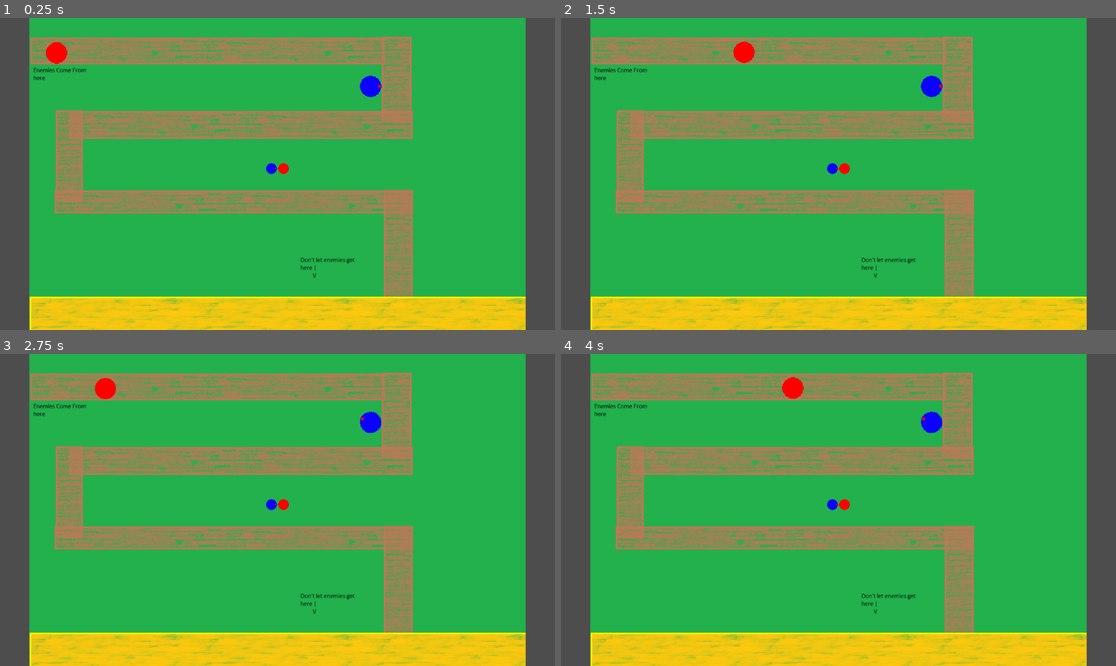
Above: before the commit, frames 1-4 (two rows, left to right).
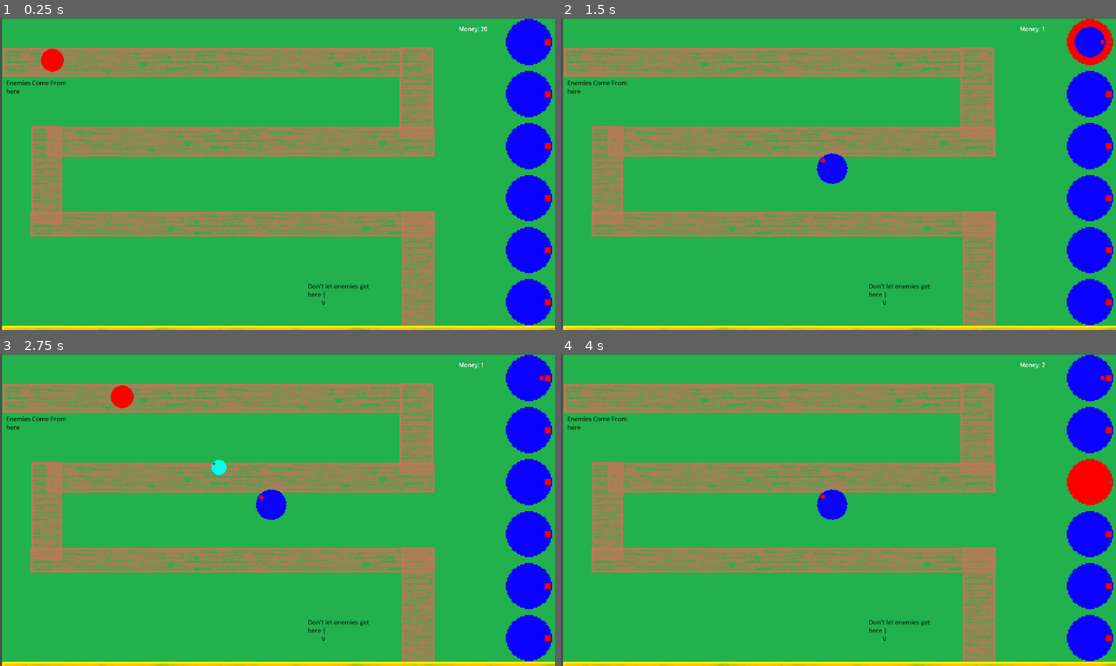
Above: after the commit, the same moments.

Repository: ashw2002/ProjPiethlete
Game: Godot game, scene res://Resources/Scenes/Map1/Map1.tscn
Two runs of this game, one before a commit and one after it. Both use one fixed random seed, a clock stepped at 60 frames per second and the inputs below.
Inputs (mouse positions are in pixels of both pictures, inside the frame that each line leads up to):
- Up to frame 1 (0.25 s): no input
- Up to frame 2 (1.5 s): click (832, 167) at 0.52 s; click (1088, 42) at 1.27 s
- Up to frame 3 (2.75 s): click (283, 503) at 2.02 s
- Up to frame 4 (4 s): click (1088, 428) at 2.77 s; click (1088, 481) at 3.52 s

The runs differ from the first frame. In frame 1, 52% of the frame differs, in the area x 0-100%, y 0-100%; in frame 2, 52%; in frame 3, 53%; in frame 4, 53%.

Commit message:
Added tower placing and rudimentary money system

Diff:
--- a/BuildOneProj/Resources/Prefabs/CrowTemplate.tscn
+++ b/BuildOneProj/Resources/Prefabs/CrowTemplate.tscn
@@ -8,6 +8,7 @@
 radius = 33.0151
 
 [node name="CrowTemplate" type="Area2D"]
+scale = Vector2(0.75, 0.75)
 script = ExtResource("1_lix10")
 speed = 5
 
@@ -20,8 +21,8 @@
 curve = ExtResource("3_yiom6")
 
 [node name="CrowLoc" type="PathFollow2D" parent="CrowPath"]
-position = Vector2(-729, -515)
-rotation = -0.00458292
+position = Vector2(34, 87)
+rotation = 0.00722009
 
 [node name="CollisionShape2D" type="CollisionShape2D" parent="."]
 shape = SubResource("CircleShape2D_sfwiu")
--- a/BuildOneProj/Resources/Prefabs/GUI.tscn
+++ b/BuildOneProj/Resources/Prefabs/GUI.tscn
@@ -1,31 +1,92 @@
-[gd_scene load_steps=4 format=3 uid="uid://t0bhj8croa4q"]
+[gd_scene load_steps=5 format=3 uid="uid://t0bhj8croa4q"]
 
 [ext_resource type="Texture2D" uid="uid://c31wfib7giqyc" path="res://Resources/Sprites/TowerPlaceHolder.png" id="1_1qpkk"]
 [ext_resource type="Script" path="res://Resources/Scripts/GUI_Controller.gd" id="1_b63kd"]
 [ext_resource type="Texture2D" uid="uid://rj7ihr35plv7" path="res://Resources/Sprites/CrowPlaceholder.png" id="2_psljo"]
+[ext_resource type="Texture2D" uid="uid://bbiigi8765yot" path="res://Resources/Sprites/ProjectileTemp.png" id="4_kmwk4"]
 
-[node name="Node2D" type="Control"]
-layout_mode = 3
-anchors_preset = 0
+[node name="Camera" type="Camera2D"]
+texture_filter = 1
 script = ExtResource("1_b63kd")
 
-[node name="HBoxContainer" type="HBoxContainer" parent="."]
-layout_mode = 1
-anchors_preset = 12
-anchor_top = 1.0
-anchor_right = 1.0
-anchor_bottom = 1.0
+[node name="Control" type="Control" parent="."]
+layout_direction = 2
+layout_mode = 3
+anchors_preset = 8
+anchor_left = 0.5
+anchor_top = 0.5
+anchor_right = 0.5
+anchor_bottom = 0.5
+offset_left = -20.0
+offset_top = -20.0
+offset_right = 20.0
+offset_bottom = 20.0
 grow_horizontal = 2
-grow_vertical = 0
+grow_vertical = 2
+scale = Vector2(0.75, 0.75)
 
-[node name="BlueButton" type="TextureButton" parent="HBoxContainer"]
+[node name="HBoxContainer" type="VBoxContainer" parent="Control"]
+layout_mode = 0
+offset_left = 659.0
+offset_top = -403.0
+offset_right = 691.0
+offset_bottom = -191.0
+scale = Vector2(4, 4)
+alignment = 1
+
+[node name="Button0" type="TextureButton" parent="Control/HBoxContainer"]
 layout_mode = 2
-size_flags_horizontal = 4
-size_flags_vertical = 4
 texture_normal = ExtResource("1_1qpkk")
+texture_pressed = ExtResource("4_kmwk4")
+texture_hover = ExtResource("2_psljo")
+stretch_mode = 5
 
-[node name="RedButton" type="TextureButton" parent="HBoxContainer"]
+[node name="Button1" type="TextureButton" parent="Control/HBoxContainer"]
 layout_mode = 2
-texture_normal = ExtResource("2_psljo")
+texture_normal = ExtResource("1_1qpkk")
+texture_pressed = ExtResource("4_kmwk4")
+texture_hover = ExtResource("2_psljo")
+stretch_mode = 5
 
-[connection signal="pressed" from="HBoxContainer/BlueButton" to="." method="_on_texture_button_pressed"]
+[node name="Button2" type="TextureButton" parent="Control/HBoxContainer"]
+layout_mode = 2
+texture_normal = ExtResource("1_1qpkk")
+texture_pressed = ExtResource("4_kmwk4")
+texture_hover = ExtResource("2_psljo")
+stretch_mode = 5
+
+[node name="Button3" type="TextureButton" parent="Control/HBoxContainer"]
+layout_mode = 2
+texture_normal = ExtResource("1_1qpkk")
+texture_pressed = ExtResource("4_kmwk4")
+texture_hover = ExtResource("2_psljo")
+stretch_mode = 5
+
+[node name="Button4" type="TextureButton" parent="Control/HBoxContainer"]
+layout_mode = 2
+texture_normal = ExtResource("1_1qpkk")
+texture_pressed = ExtResource("4_kmwk4")
+texture_hover = ExtResource("2_psljo")
+stretch_mode = 5
+
+[node name="Button5" type="TextureButton" parent="Control/HBoxContainer"]
+layout_mode = 2
+texture_normal = ExtResource("1_1qpkk")
+texture_pressed = ExtResource("4_kmwk4")
+texture_hover = ExtResource("2_psljo")
+stretch_mode = 5
+
+[node name="Control" type="Control" parent="Control"]
+anchors_preset = 0
+offset_left = 231.0
+offset_top = -383.0
+offset_right = 631.0
+offset_bottom = -343.0
+
+[node name="TextLabel" type="Label" parent="Control/Control"]
+layout_mode = 0
+offset_left = 297.0
+offset_top = -4.0
+offset_right = 397.0
+offset_bottom = 36.0
+text = "Money: 0"
--- a/BuildOneProj/Resources/Scenes/Map1/Map1.tscn
+++ b/BuildOneProj/Resources/Scenes/Map1/Map1.tscn
@@ -1,41 +1,36 @@
-[gd_scene load_steps=7 format=3 uid="uid://b5y6bv0adtrr6"]
+[gd_scene load_steps=8 format=3 uid="uid://b5y6bv0adtrr6"]
 
 [ext_resource type="Texture2D" uid="uid://rw4ivwlxins3" path="res://Resources/Sprites/PlaceHolderMap1.png" id="1_1fry7"]
 [ext_resource type="Script" path="res://Resources/Scripts/MapController.gd" id="1_a5ik6"]
 [ext_resource type="PackedScene" uid="uid://xqncw7fk7o30" path="res://Resources/Prefabs/CrowTemplate.tscn" id="2_g6igy"]
 [ext_resource type="PackedScene" uid="uid://t0bhj8croa4q" path="res://Resources/Prefabs/GUI.tscn" id="4_1b6fq"]
 [ext_resource type="PackedScene" uid="uid://bafcayi7milv2" path="res://Resources/Prefabs/TowerTemplate.tscn" id="4_cqrt5"]
+[ext_resource type="Curve2D" uid="uid://vpoypbgecaw8" path="res://Resources/Scenes/Map1/Map1Curve2d.tres" id="6_qxe3t"]
 
 [sub_resource type="RectangleShape2D" id="RectangleShape2D_p2n7q"]
 size = Vector2(83, 93)
 
-[node name="Node2D" type="Node2D" groups=["Projectiles"]]
+[node name="MapMaster" type="Node2D" groups=["master"]]
 script = ExtResource("1_a5ik6")
 CrowRef = ExtResource("2_g6igy")
+TwrRef = ExtResource("4_cqrt5")
 
 [node name="Sprite2D" type="Sprite2D" parent="."]
-position = Vector2(1, 0)
+z_index = -2
+position = Vector2(585, 483)
+scale = Vector2(0.79, 0.75)
 texture = ExtResource("1_1fry7")
 
-[node name="Camera2D" type="Camera2D" parent="."]
-position = Vector2(1, -156)
-scale = Vector2(-16.0368, -32.0971)
-zoom = Vector2(0.7, 0.7)
-
 [node name="EndZone" type="Area2D" parent="."]
-position = Vector2(362, 209)
+position = Vector2(872, 736)
 disable_mode = 2
 
 [node name="EndZoneShape" type="CollisionShape2D" parent="EndZone"]
 position = Vector2(-2.5, -8.5)
 shape = SubResource("RectangleShape2D_p2n7q")
 
-[node name="TowerTemplate" parent="." groups=["Enemies"] instance=ExtResource("4_cqrt5")]
-position = Vector2(277, -416)
-TwrRng = 300.0
+[node name="Camera" parent="." instance=ExtResource("4_1b6fq")]
+position = Vector2(576, 324)
 
-[node name="Node2D" parent="." instance=ExtResource("4_1b6fq")]
-offset_left = 1.0
-offset_top = -156.0
-offset_right = 1.0
-offset_bottom = -156.0
+[node name="Path2D" type="Path2D" parent="."]
+curve = ExtResource("6_qxe3t")
--- a/BuildOneProj/Resources/Scenes/Map1/Map1Curve2d.tres
+++ b/BuildOneProj/Resources/Scenes/Map1/Map1Curve2d.tres
@@ -2,6 +2,6 @@
 
 [resource]
 _data = {
-"points": PackedVector2Array(0, 0, 0, 0, -729, -515, 0, 0, 0, 0, 362, -520, 0, 0, 0, 0, 363, -295, 0, 0, 0, 0, -618, -301, 0, 0, 0, 0, -621, -76, 0, 0, 0, 0, 358, -76, 0, 0, 0, 0, 363, 241)
+"points": PackedVector2Array(0, 0, 0, 0, 34, 87, 0, 0, 0, 0, 865, 93, 0, 0, 0, 0, 867, 255, 0, 0, 0, 0, 95, 254, 0, 0, 0, 0, 96, 424, 0, 0, 0, 0, 870, 430, 0, 0, 0, 0, 871, 731)
 }
 point_count = 7
--- a/BuildOneProj/Resources/Scripts/CrowBehavior.gd
+++ b/BuildOneProj/Resources/Scripts/CrowBehavior.gd
@@ -2,11 +2,15 @@
 var crowLoc
 @export var speed = 1
 @export var maxHealth = 1
+@export var worth = 1
 var health
+var Mstr
 
 # Called when the node enters the scene tree for the first time.
 func _ready():
 	#print_debug("Start")
+	Mstr = get_tree().get_nodes_in_group("master")[0]
+	#print_debug(Mstr)
 	crowLoc = get_node("CrowPath/CrowLoc")
 	OnCrowSpawn()
 
@@ -29,4 +33,5 @@
 func TakeDamage(dam):
 	health -= dam
 	if health <= 0:
+		Mstr.ModifyMoney(worth)
 		queue_free()
--- a/BuildOneProj/Resources/Scripts/GUI_Controller.gd
+++ b/BuildOneProj/Resources/Scripts/GUI_Controller.gd
@@ -1,15 +1,16 @@
 extends Node
 
-
+var Mstr
+var MonTxtRef
 # Called when the node enters the scene tree for the first time.
 func _ready():
-	pass # Replace with function body.
+	MonTxtRef = $Control/Control/TextLabel
+	Mstr = get_tree().get_nodes_in_group("master")[0]
 
 
 # Called every frame. 'delta' is the elapsed time since the previous frame.
 func _process(delta):
 	pass
 
-
-func _on_texture_button_pressed():
-	pass # Replace with function body.
+func UpdateMoney(Amt):
+	MonTxtRef.text = "Money: " + str(Amt)
--- a/BuildOneProj/Resources/Scripts/MapController.gd
+++ b/BuildOneProj/Resources/Scripts/MapController.gd
@@ -1,21 +1,42 @@
 extends Node
 @export var CrowRef: PackedScene
-
+@export var TwrRef: PackedScene
+var money = 0
+var CamRef
 # Called when the node enters the scene tree for the first time.
 func _ready():
+	CamRef = $Camera
+	ModifyMoney(20)
 	SpawnCrow(CrowRef)
 	await get_tree().create_timer(2.0).timeout
 	SpawnCrow(CrowRef)
 
+
 # Called every frame. 'delta' is the elapsed time since the previous frame.
 func _process(delta):
-	pass
+	pass #print_debug(get_viewport().get_mouse_position())
 
 func SpawnCrow(crowType):
 	var mob = crowType.instantiate()
 	mob.add_to_group("Enemies")
 	add_child(mob)
 
+func SpawnTower(TowerType,TwrPos, TwrRng, TwrCst):
+	if TwrCst < money:
+		ModifyMoney(TwrCst * -1)
+		var TmpTwr = TowerType.instantiate()
+		TmpTwr.ApplyStats(TwrRng,1.0,1.0)
+		TmpTwr.position = TwrPos
+		add_child(TmpTwr)
+
 func _input(event):
+	print_debug("InputDetected")
 	if event.is_action_pressed("SpacePress"):
+		print_debug("SpawningCrow")
 		SpawnCrow(CrowRef)
+	elif event.is_action_pressed("LeftClick"):
+		print_debug("Spawning Tower")
+		SpawnTower(TwrRef, get_viewport().get_mouse_position(), 400,10)
+func ModifyMoney(amt):
+	money += amt
+	CamRef.UpdateMoney(money)
--- a/BuildOneProj/Resources/Scripts/TowerBehavior.gd
+++ b/BuildOneProj/Resources/Scripts/TowerBehavior.gd
@@ -3,13 +3,14 @@
 @export var TwrRng = 1.0
 @export var ProjRef: PackedScene
 @export var secCool = 1.0
+@export var TwrDmg = 1.0
 var secRemain = 0
 var Targets = Array()
 var ColShape
 
 # Called when the node enters the scene tree for the first time.
 func _ready():
-	ColShape = get_node("TowerRange/RangeShape")
+	ColShape = get_child(1).get_child(0)
 	#print_debug(ColShape.shape.radius)
 	ColShape.shape.radius = TwrRng
 	#print_debug(ColShape.shape.radius)
@@ -23,6 +24,14 @@
 			secRemain = secCool
 	secRemain -= delta
 
+func ApplyStats(Rng,Cool, Dmg):
+	TwrRng = Rng
+	secCool = Cool
+	TwrDmg = Dmg
+
+func SetRange(rng):
+	TwrRng = rng
+	ColShape.shape.radius = TwrRng
 
 func _on_tower_range_area_entered(area):
 	#print_debug("NewTarget?")
--- a/BuildOneProj/project.godot
+++ b/BuildOneProj/project.godot
@@ -15,6 +15,10 @@
 config/features=PackedStringArray("4.2", "Forward Plus")
 config/icon="res://icon.svg"
 
+[display]
+
+window/size/resizable=false
+
 [input]
 
 SpacePress={
@@ -22,6 +26,11 @@
 "events": [Object(InputEventKey,"resource_local_to_scene":false,"resource_name":"","device":0,"window_id":0,"alt_pressed":false,"shift_pressed":false,"ctrl_pressed":false,"meta_pressed":false,"pressed":false,"keycode":0,"physical_keycode":32,"key_label":0,"unicode":0,"echo":false,"script":null)
 ]
 }
+LeftClick={
+"deadzone": 0.5,
+"events": [Object(InputEventMouseButton,"resource_local_to_scene":false,"resource_name":"","device":-1,"window_id":0,"alt_pressed":false,"shift_pressed":false,"ctrl_pressed":false,"meta_pressed":false,"button_mask":0,"position":Vector2(0, 0),"global_position":Vector2(0, 0),"factor":1.0,"button_index":1,"canceled":false,"pressed":false,"double_click":false,"script":null)
+]
+}
 
 [rendering]
 
